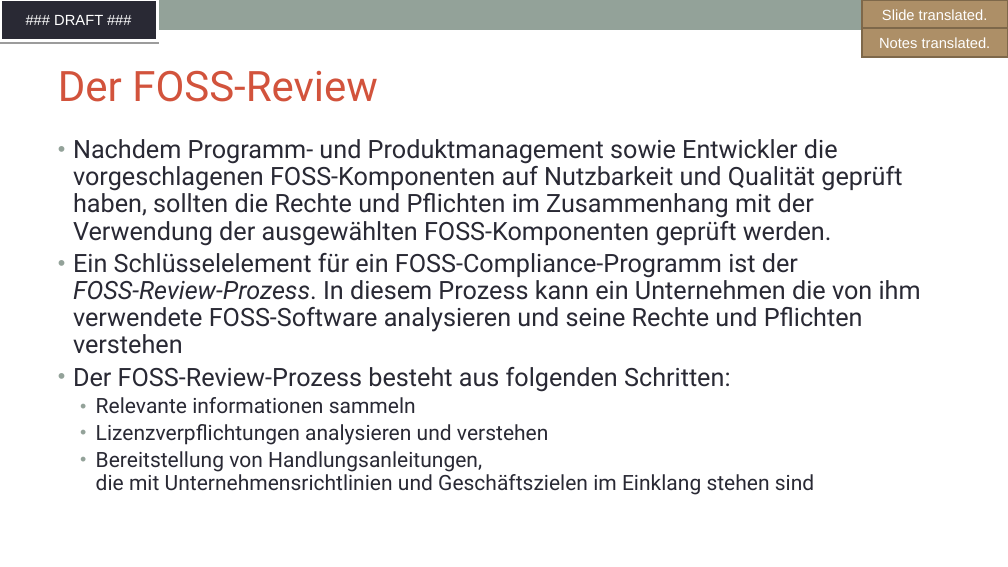
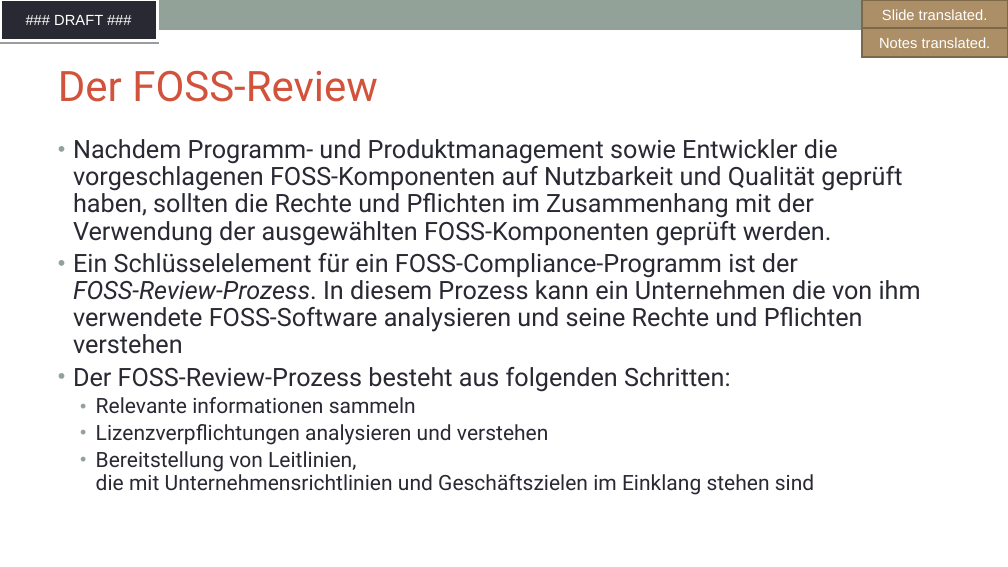
Before and after one commit to SThanheiser/curriculum, a slide deck: slide 44 of translation-DE/slides/DFT_openchain-curriculum-for-1-1_GER.odp. Drawn at 1008x567 pixels with LibreOffice and Linux fonts; fonts in the diff are those of the drawing; background and template pictures are left out. Boxes give left, top, right and bottom in pixels: in the first picture for what was removed or moved away, otherwise in the second. Text is boxed around its words. In the diff, an @@ line names an element or a change of style, - is before the commit and + after.

```diff
--- a/translation-DE/slides/DFT_openchain-curriculum-for-1-1_GER.odp
+++ b/translation-DE/slides/DFT_openchain-curriculum-for-1-1_GER.odp
@@ text at bbox=[96, 451, 814, 495]: text changed @@
-  • Bereitstellung von Handlungsanleitungen,
-    die mit Unternehmensrichtlinien und Geschäftszielen im Einklang stehen sind
+  • Bereitstellung von Leitlinien,
+    die mit Unternehmensrichtlinien und Geschäftszielen im Einklang stehen sind
```
Also in this commit, not shown: 1 other slide changed, 6 slides added, 6 slides removed, 1 other file.
